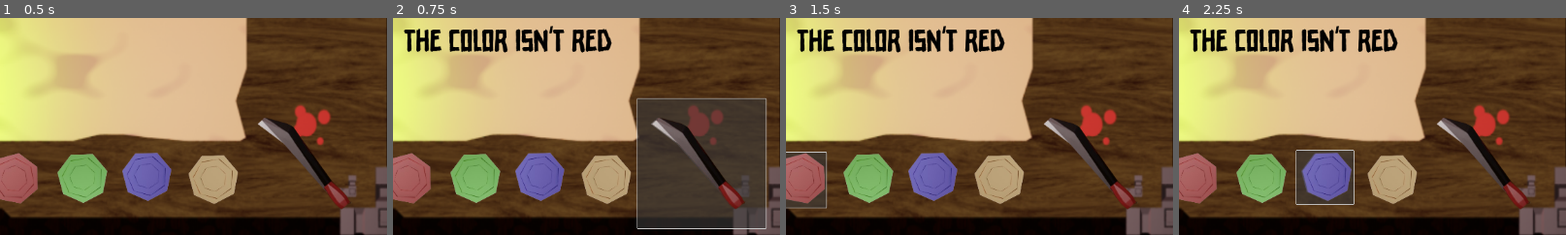
Above: before the commit, frames 1-4 (left to right).
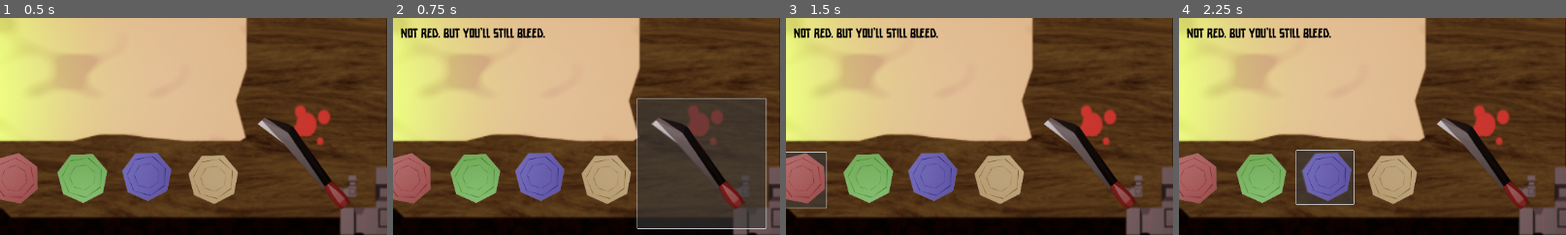
Above: after the commit, the same moments.

Repository: avanishbadhan/jumpstart
Game: Godot game, scene res://main.tscn
The game is run twice, just before and just after one commit, with the same random seed, the same clock (stepped at 60 frames per second) and the same inputs.
Inputs (mouse positions are % of the whole screen's width and height, from its top left):
- Up to frame 1 (0.5 s): no input
- Up to frame 2 (0.75 s): click (73, 68) at 0.52 s
- Up to frame 3 (1.5 s): click (35, 72) at 1.27 s
- Up to frame 4 (2.25 s): click (52, 72) at 2.02 s
The pictures show only the part of the screen within x 34-83%, y 35-85%; the shares and areas given below are measured in that part.

Frame 1 is identical in both runs. In frame 2, 3.8% of the frame differs, in the area x 2-57%, y 3-17%; in frame 3, 3.8%; in frame 4, 3.8%.

Commit message:
update 0.8

Diff:
--- a/main.tscn
+++ b/main.tscn
@@ -62,8 +62,7 @@
 offset_bottom = 125.0
 theme_override_colors/font_color = Color(0.18959081, 0.096351765, 0.013852307, 1)
 theme_override_fonts/font = SubResource("FontVariation_cegan")
-theme_override_font_sizes/font_size = 46
-horizontal_alignment = 1
+theme_override_font_sizes/font_size = 20
 autowrap_mode = 3
 
 [node name="machete" type="Button" parent="Control"]
--- a/popUp.gd
+++ b/popUp.gd
@@ -14,16 +14,24 @@
 	slice.play()
 	cutting.play()
 	var random = randi() % 4
+	var randomb = randi() % 8
 	match random:
-		0: popup_label.text = "The color isn't green"
-		1: popup_label.text = "The color isn't blue"
-		2: popup_label.text = "The color isn't red"
-		3: popup_label.text = "The color isn't yellow"
+		0: popup_label.text = "Green’s for life. You’re closer to death."
+		1: popup_label.text = "Drowning in doubt? It’s not blue."
+		2: popup_label.text = "Not red. But you’ll still bleed."
+		3: popup_label.text = "No sunlight here. It isn’t yellow."
 
 	fingers -= 1
 	if fingers < 1:
-		popup_label.text = "Lost too many fingers, you died..."
-
+		match randomb:
+			0: popup_label.text = "That was the last one. You won’t be needing hands where you're going."
+			1: popup_label.text = "Guessing’s hard without fingers, isn’t it?"
+			2: popup_label.text = "You bet your hands... and lost it all."
+			3: popup_label.text = "Oops. House wins again."
+			4: popup_label.text = "The colors fade. So do you."
+			5: popup_label.text = "Nothing left to give. And still, you guessed wrong."
+			6: popup_label.text = "You were never meant to win."
+			7: popup_label.text = "Did you think this was fair?"
 	popup_label.visible = true
 
 	var timer = get_tree().create_timer(3.0)
Not shown: 1 places in main.tscn that only renumber resources
